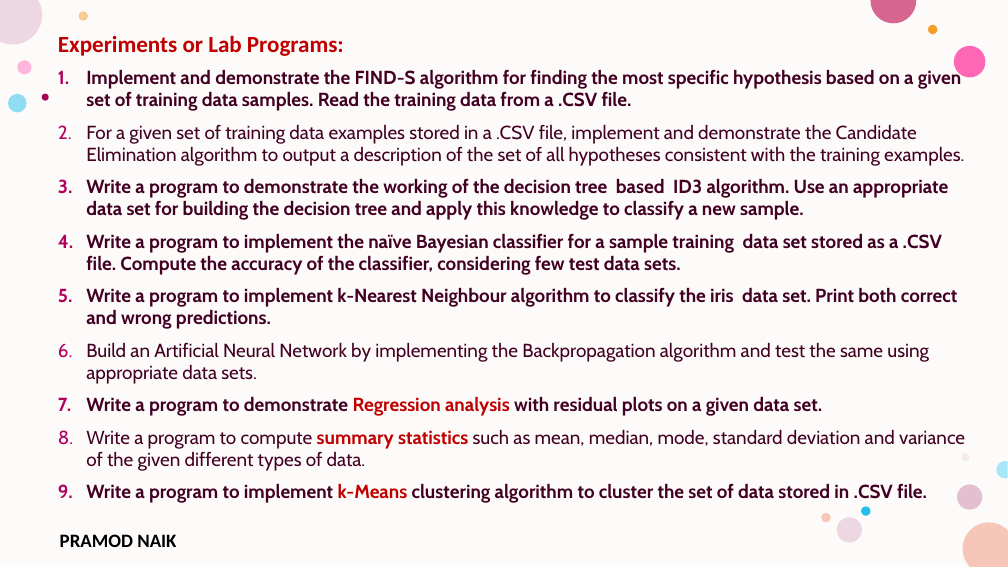
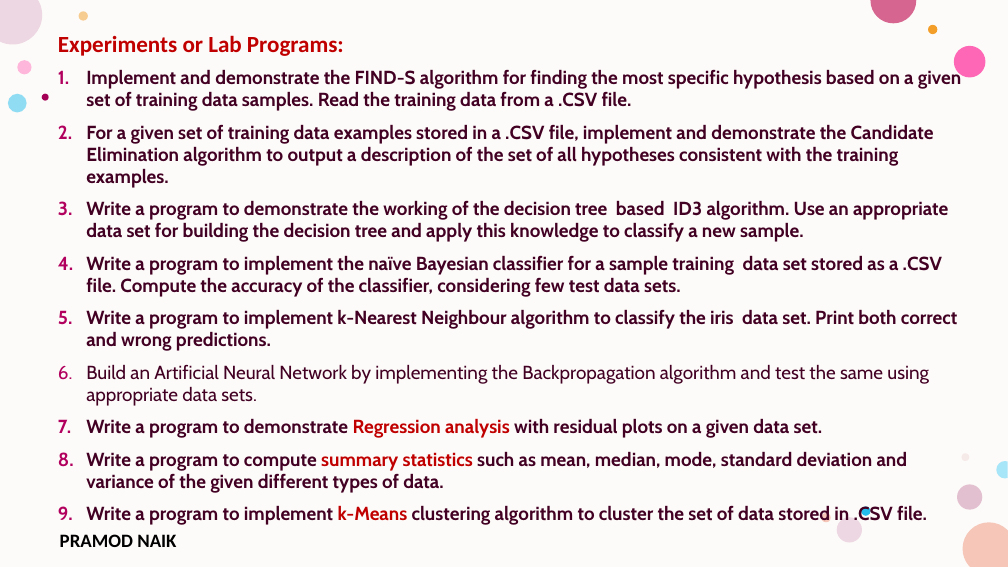
Before and after one commit to PRAMODNAIK-DEV/MCA-2nd-Sem-ML-Data-Analytics-Shridevi-College, a slide deck: slide 1 of Lab Programs/Lab Program-Algorithms.pptx. Drawn at 1008x567 pixels with LibreOffice and Linux fonts; fonts in the diff are those of the drawing; background and template pictures are left out. Boxes give left, top, right and bottom in pixels: in the first picture for what was removed or moved away, otherwise in the second. Text is boxed around its words. In the diff, an @@ line names an element or a change of style, - is before the commit and + after.

```diff
--- a/Lab Programs/Lab Program-Algorithms.pptx
+++ b/Lab Programs/Lab Program-Algorithms.pptx
@@ text at (86,124,934,493): bold on in "For a given set of training data ...", "Write a program to compute such as ..." @@
```
Also in this commit, not shown: 3 other files.
